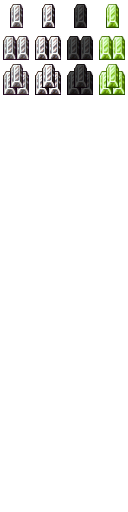
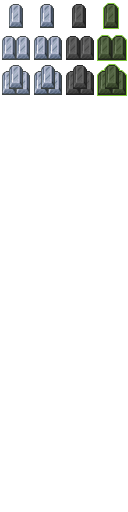
Layered file, before and after one edit (w=128, h=512). Changes by layer:
removed layer "Res3Green" over bbox(74, 2, 127, 96)
removed layer "Res2Green" over bbox(74, 2, 127, 96)
removed layer "Res1Green" over bbox(81, 2, 127, 79)
added layer "Green FG" (color, 30%) above "Res3" over bbox(2, 2, 127, 96)
painted on "Res3" over bbox(2, 2, 127, 96)
painted on "Res2" over bbox(2, 2, 127, 96)
painted on "Res1" over bbox(2, 2, 127, 79)
added layer "Green BG" above "Hintergrund" over bbox(2, 2, 127, 96)
